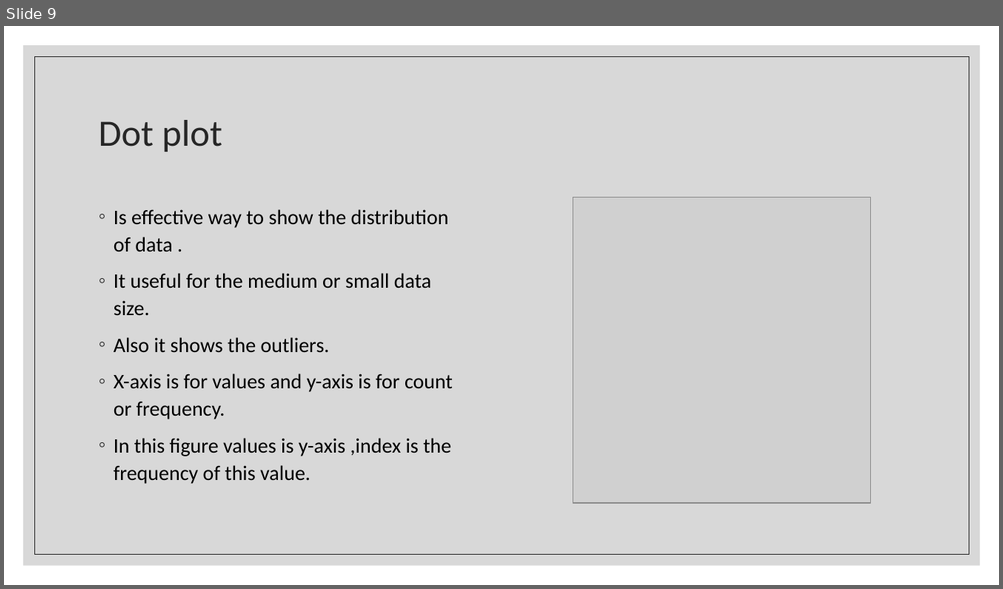
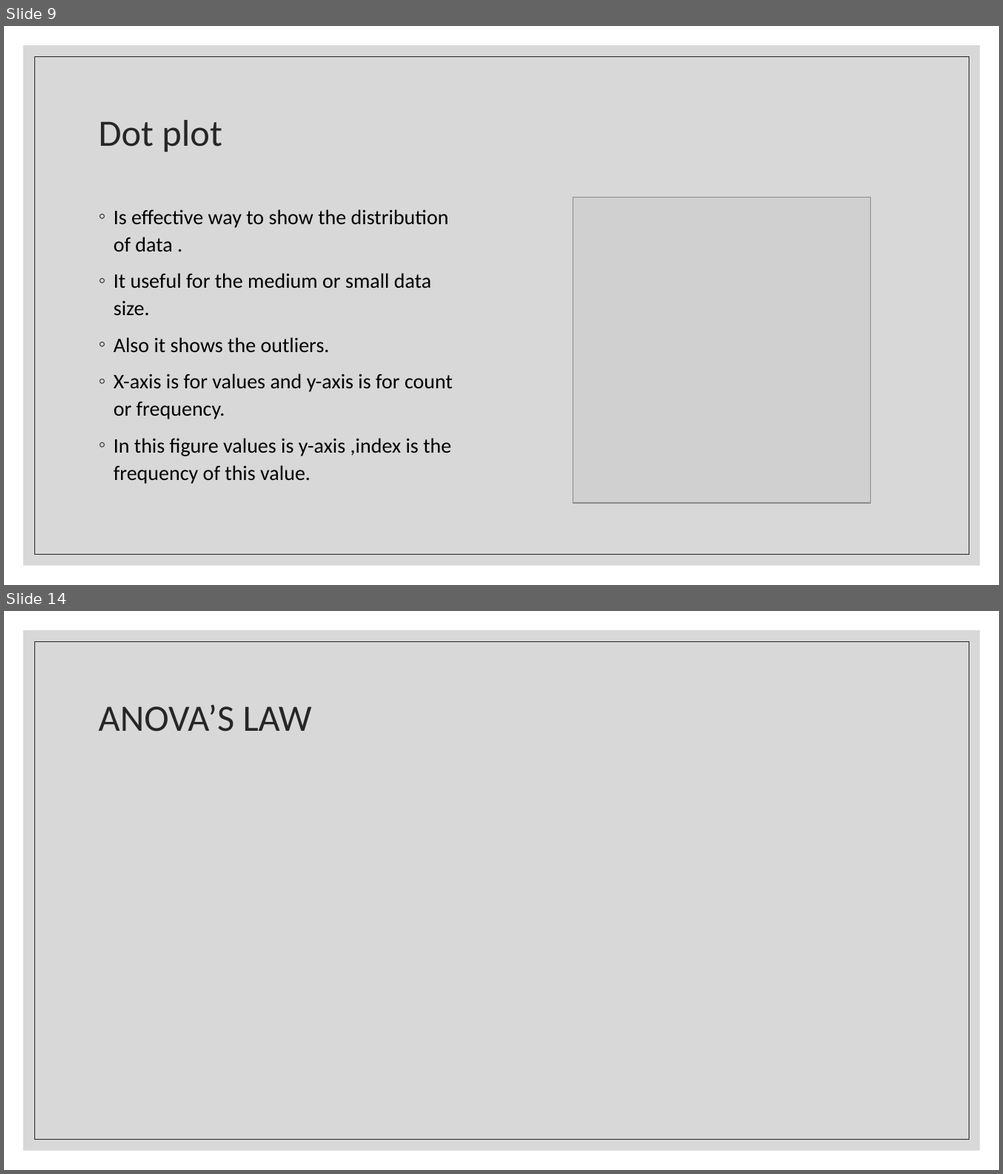
Before and after one commit to ah3asef/Probability_Report, a slide deck: Project.pptx. Shown one above the other, each under a label of ours: slide 9 before the commit, slides 9 and 14 after it; the slides between them are not shown. The pictures are 1003x589 and 1003x1174 pixels, drawn with LibreOffice and Linux fonts; fonts in the diff are those of the drawing; grey boxes stand for pictures. Boxes give left, top, right and bottom in pixels: in the first picture for what was removed or moved away, otherwise in the second. Text is boxed around its words. In the diff, an @@ line names an element or a change of style, - is before the commit and + after.

```diff
--- a/Project.pptx
+++ b/Project.pptx
@@ slide 14 added at [4,611,999,1170], background #FFFFFF; not listed: 2 template elements that a slide beside it also shows @@
@@ title added at [99,704,312,732], 36 pt, text #262626 @@
+ANOVA’S LAW
```
Also in this commit, not shown: 2 slides changed, 8 other slides added, 1 slide removed, 6 other files.
